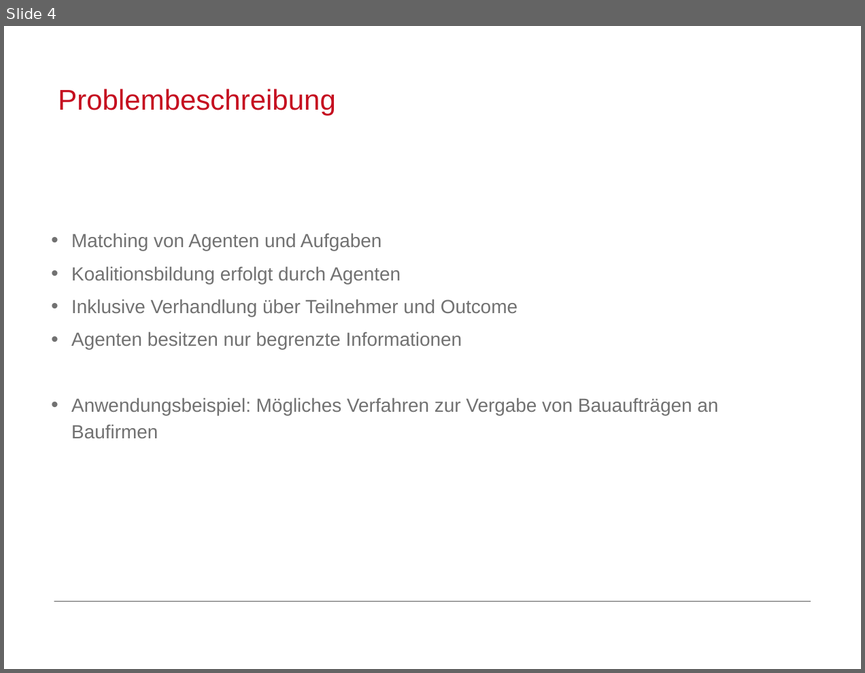
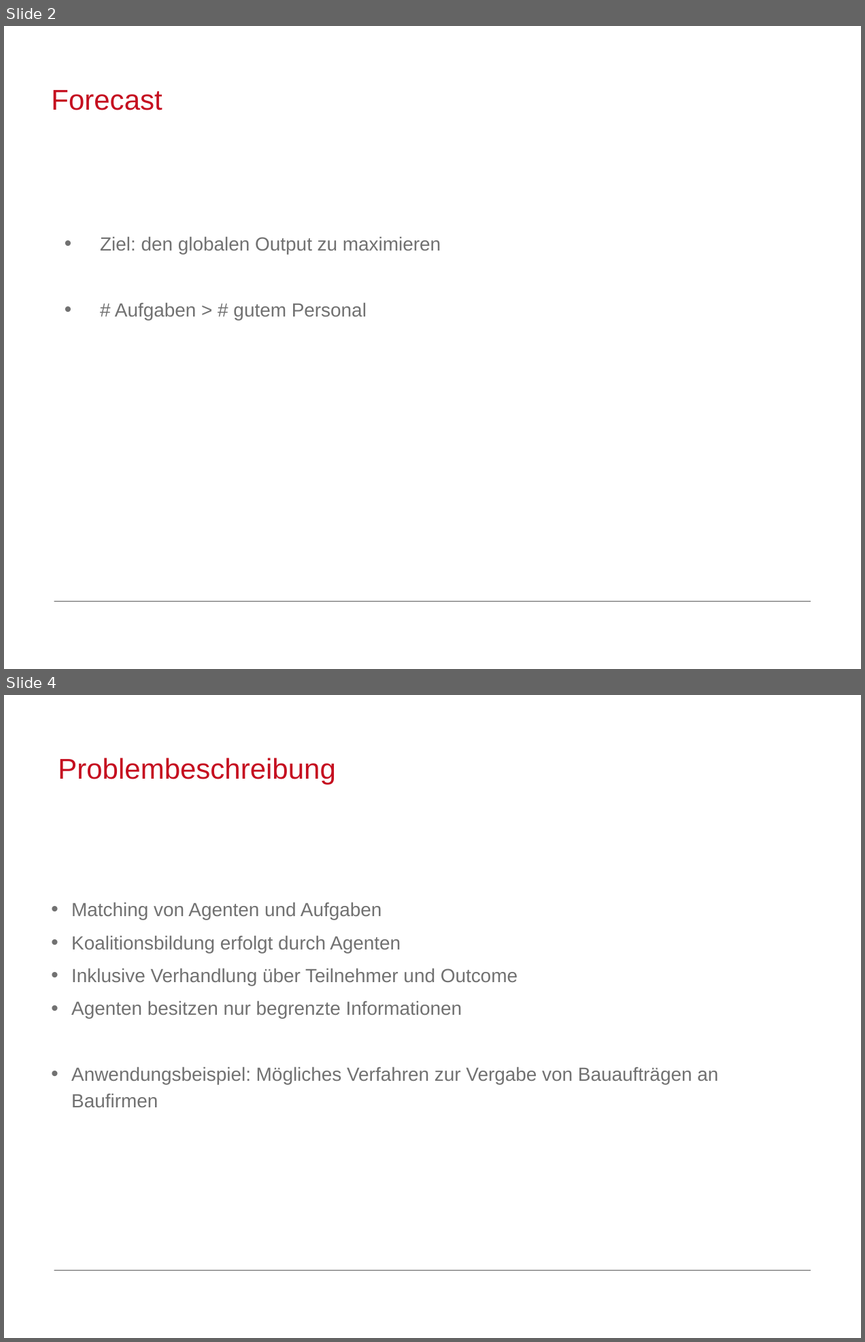
Before and after one commit to MFizz/AiF, a slide deck: Abschluss/Abschluss.odp. Shown one above the other, each under a label of ours: slide 4 before the commit, slides 2 and 4 after it; the slides between them are not shown. The pictures are 865x673 and 865x1342 pixels, drawn with LibreOffice and Linux fonts; fonts in the diff are those of the drawing; background and template pictures are left out. Boxes give left, top, right and bottom in pixels: in the first picture for what was removed or moved away, otherwise in the second. Text is boxed around its words. In the diff, an @@ line names an element or a change of style, - is before the commit and + after.

```diff
--- a/Abschluss/Abschluss.odp
+++ b/Abschluss/Abschluss.odp
@@ slide 2 added at box(4, 26, 861, 669), background #FFFFFF; not listed: 1 template element that a slide beside it also shows @@
@@ title added at box(51, 90, 162, 110), 24 pt, text #C50E1F @@
+Forecast
@@ text added at box(100, 236, 441, 320), 16 pt, text #717171 @@
+• Ziel: den globalen Output zu maximieren
+• # Aufgaben > # gutem Personal
```
Also in this commit, not shown: 4 slides changed, 7 other slides added, 8 slides removed.
